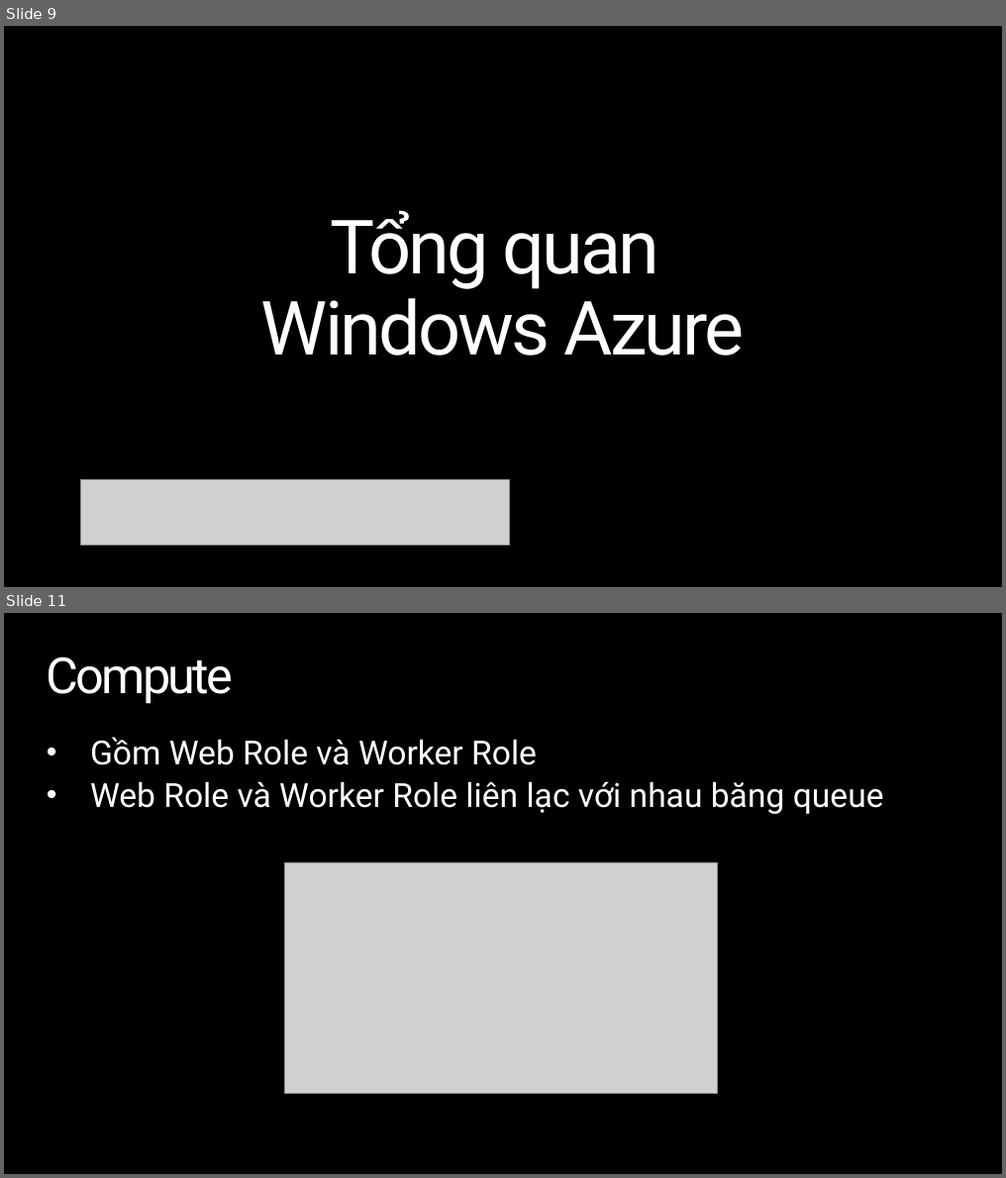
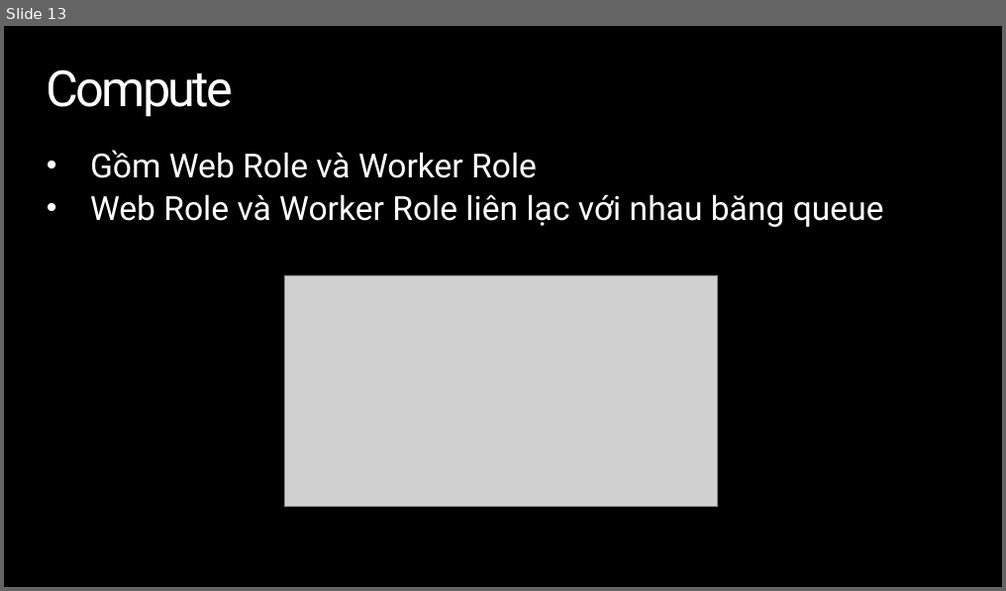
Before and after one commit to tiendv/contactbook, a slide deck: Project_Management/Báo cáo khóa luận/Presentation.pptx. Shown one above the other, each under a label of ours: slides 9 and 11 before the commit, slide 13 after it; the slides between them are not shown. The pictures are 1006x1178 and 1006x591 pixels, drawn with LibreOffice and Linux fonts; fonts in the diff are those of the drawing; grey boxes stand for pictures; background and template pictures are left out. Boxes give left, top, right and bottom in pixels: in the first picture for what was removed or moved away, otherwise in the second. Text is boxed around its words. In the diff, an @@ line names an element or a change of style, - is before the commit and + after.

```diff
--- a/Project_Management/Báo cáo khóa luận/Presentation.pptx
+++ b/Project_Management/Báo cáo khóa luận/Presentation.pptx
@@ slide 9 removed at (4,26,1002,587), background picture (left out) @@
@@ title removed at (261,210,745,356) @@
-Tổng quan
-Windows Azure
@@ picture removed at (81,479,509,546) @@
@@ what was slide 11 is now slide 13 @@
```
Also in this commit, not shown: 9 slides changed, 10 slides added, 4 other slides removed.
